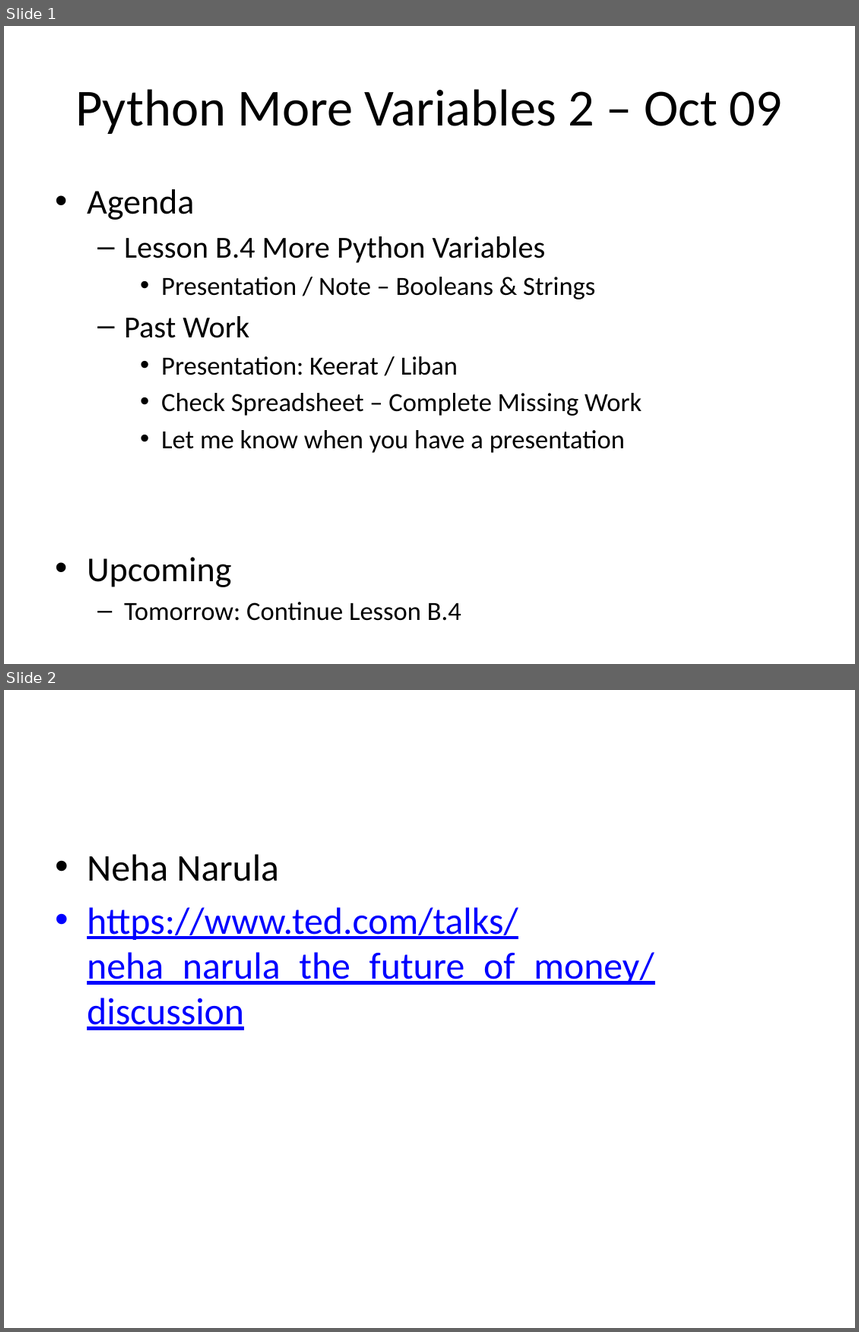
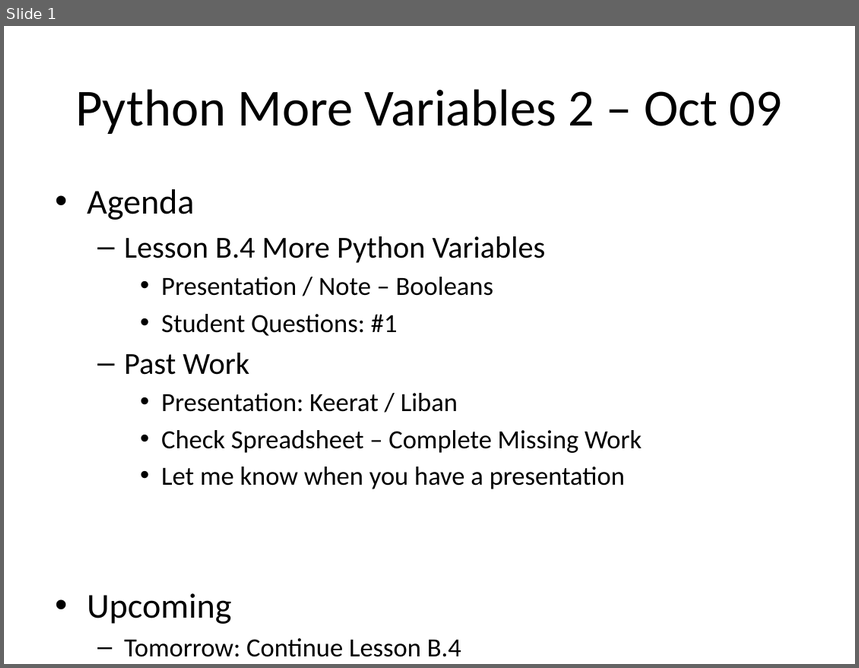
Before and after one commit to Greg5519/ICS2O0, a slide deck: Daily Agendas/Day6.3_PythonMoreVariables2.pptx. Shown one above the other, each under a label of ours: slides 1 and 2 before the commit, slide 1 after it. The pictures are 859x1332 and 859x668 pixels, drawn with LibreOffice and Linux fonts; fonts in the diff are those of the drawing. Boxes give left, top, right and bottom in pixels: in the first picture for what was removed or moved away, otherwise in the second. Text is boxed around its words. In the diff, an @@ line names an element or a change of style, - is before the commit and + after.

```diff
--- a/Daily Agendas/Day6.3_PythonMoreVariables2.pptx
+++ b/Daily Agendas/Day6.3_PythonMoreVariables2.pptx
@@ slide 2 removed at [4,690,855,1328], background #FFFFFF @@
@@ text removed at [87,854,655,1030] @@
-• Neha Narula
-• https://www.ted.com/talks/neha_narula_the_future_of_money/discussion
@@ slide 1 changed as well @@
@@ text at [161,277,493,336]: text changed @@
-    • Presentation / Note – Booleans & Strings
+    • Presentation / Note – Booleans
+    • Student Questions: #1
```
Also in this commit, not shown: 2 other files.
